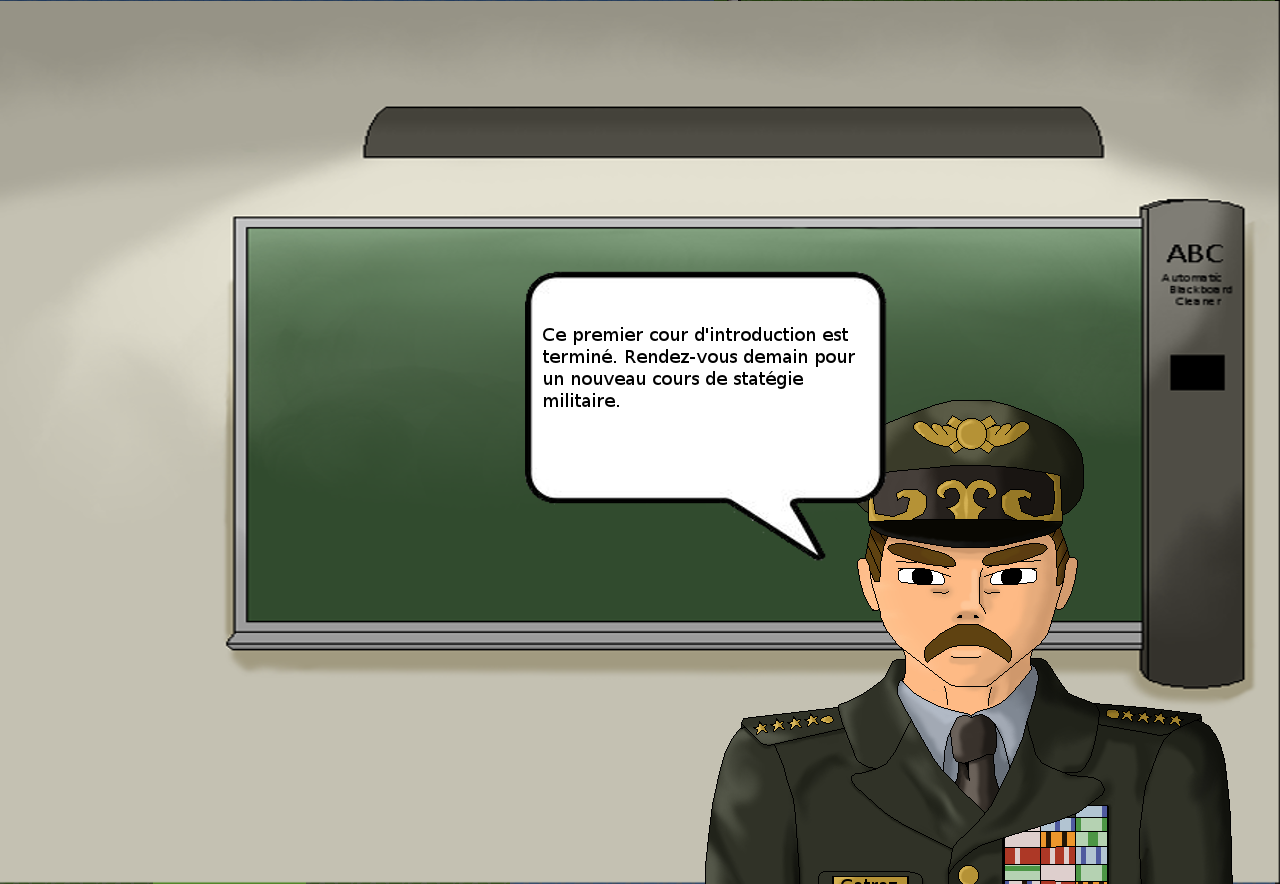
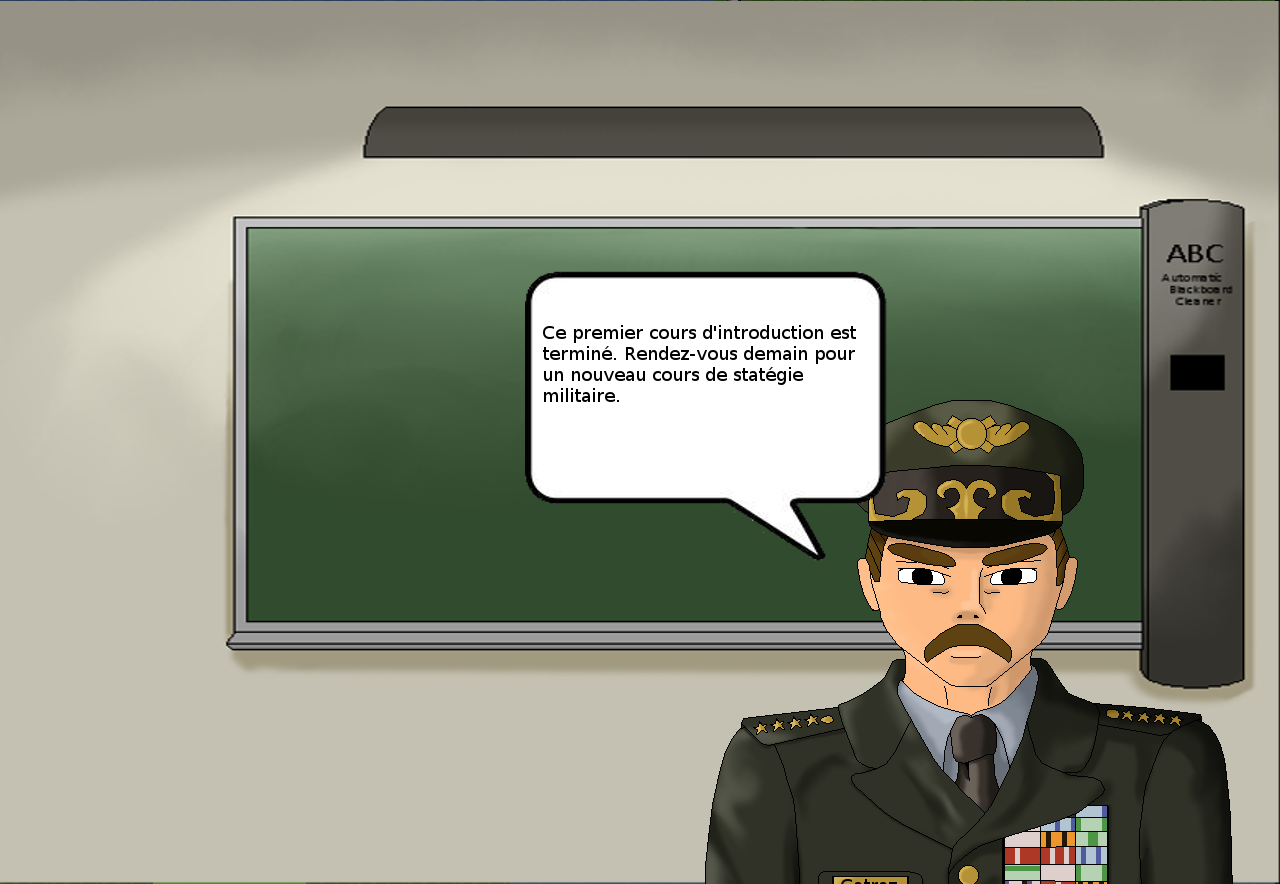
Layered file, before and after one edit (1280x884). Changes by layer:
painted on "..." over [543, 325, 856, 407]
